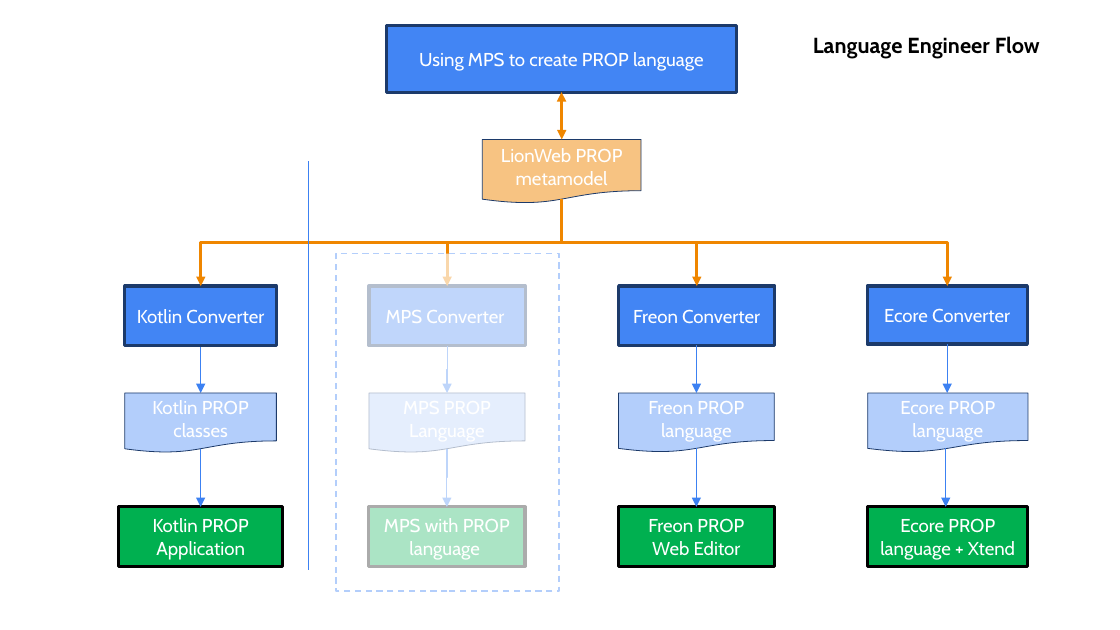
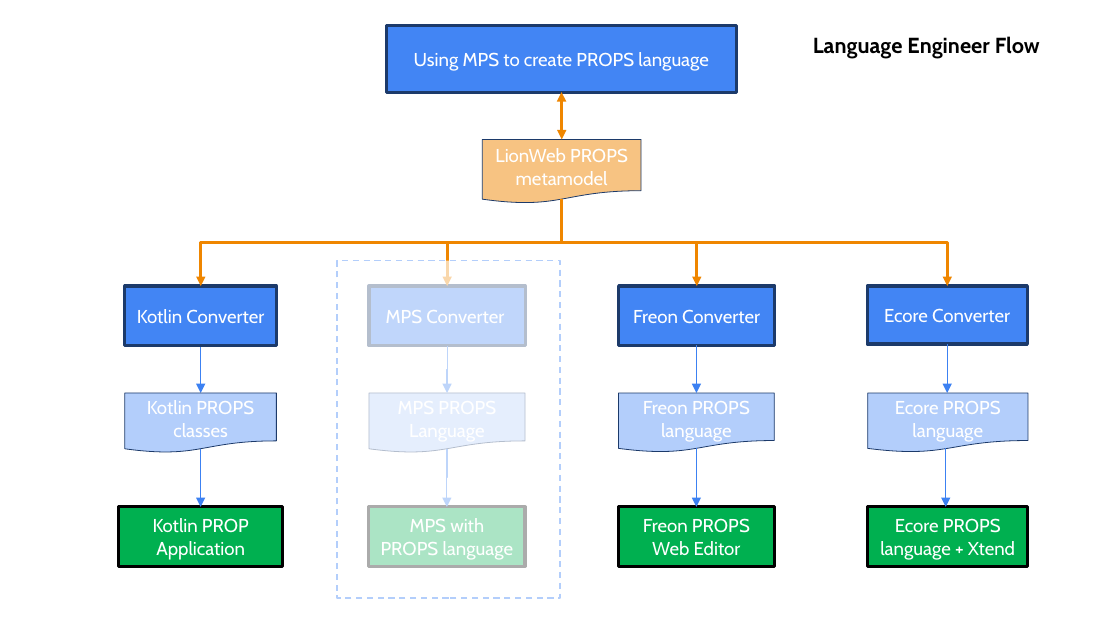
Before and after one commit to LionWeb-io/specification, a slide deck: slide 14 of resources/LangDev Talk.pptx. Drawn at 1120x630 pixels with LibreOffice and Linux fonts; fonts in the diff are those of the drawing. Boxes give left, top, right and bottom in pixels: in the first picture for what was removed or moved away, otherwise in the second. Text is boxed around its words. In the diff, an @@ line names an element or a change of style, - is before the commit and + after.

```diff
--- a/resources/LangDev Talk.pptx
+++ b/resources/LangDev Talk.pptx
@@ text in rectangle at bbox=[414, 52, 709, 71]: text changed @@
-Using MPS to create PROP language
+Using MPS to create PROPS language
@@ text in flow chart document at bbox=[495, 148, 628, 185]: text changed @@
-LionWeb PROP metamodel
+LionWeb PROPS metamodel
@@ line removed from (308, 161) to (308, 570) @@
@@ rectangle: place and size @@
-rectangle at bbox=[336, 253, 559, 590]
+rectangle at bbox=[337, 261, 560, 598]
@@ text in flow chart document at bbox=[147, 400, 254, 414]: text changed @@
-Kotlin PROP
+Kotlin PROPS
@@ text in flow chart document at bbox=[643, 401, 750, 442]: text changed @@
-Freon PROP language
+Freon PROPS language
@@ text in flow chart document at bbox=[895, 401, 1001, 442]: text changed @@
-Ecore PROP language
+Ecore PROPS language
@@ text in rectangle at bbox=[381, 518, 514, 560]: text changed @@
-MPS with PROP language
+MPS with PROPS language
@@ text in rectangle at bbox=[643, 518, 750, 556]: text changed @@
-Freon PROP Web Editor
+Freon PROPS Web Editor
@@ text in rectangle at bbox=[880, 518, 1015, 560]: text changed @@
-Ecore PROP language + Xtend
+Ecore PROPS language + Xtend
```
Also in this commit, not shown: 1 other slide changed.
